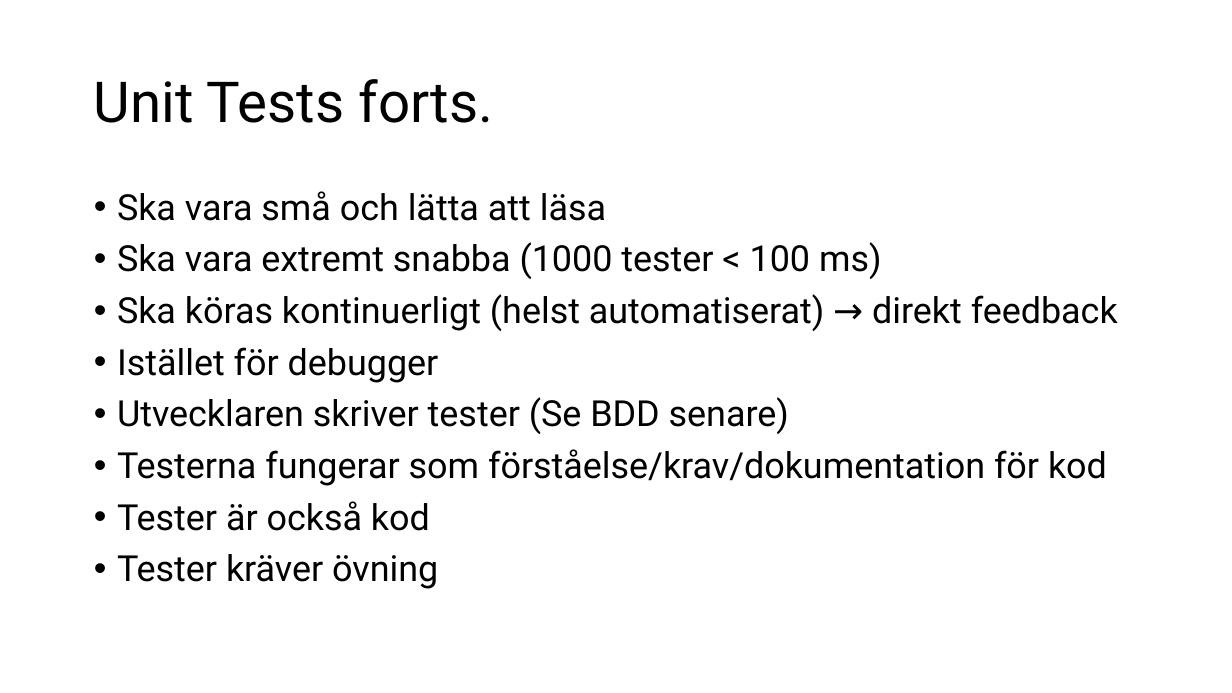
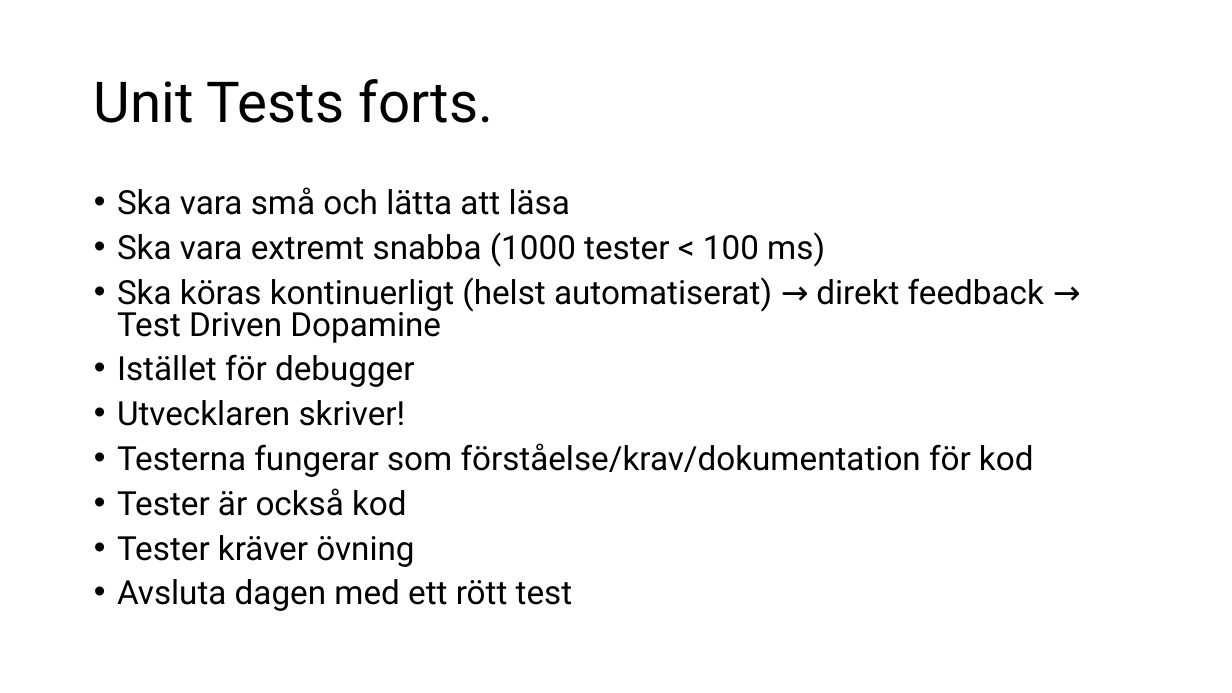
Before and after one commit to bjornstalfors/utbildning, a slide deck: slide 9 of Testning.pptx. Drawn at 1232x693 pixels with LibreOffice and Linux fonts; fonts in the diff are those of the drawing. Boxes give left, top, right and bottom in pixels: in the first picture for what was removed or moved away, otherwise in the second. Text is boxed around its words. In the diff, an @@ line names an element or a change of style, - is before the commit and + after.

```diff
--- a/Testning.pptx
+++ b/Testning.pptx
@@ text at box(117, 187, 1034, 567): size 28 to 25.9 pt in "Ska vara små och lätta att läsa", "Ska vara extremt snabba (1000 tester < ...", "Istället för debugger", "Testerna fungerar som förståelse/krav/dokumentation för kod" and 2 more places; line spacing 0.9 to 0.8 @@
@@ text at box(117, 277, 1044, 343): text changed; size 28 to 25.9 pt @@
-• Ska köras kontinuerligt (helst automatiserat) → direkt feedback
+• Ska köras kontinuerligt (helst automatiserat) → direkt feedback → Test Driven Dopamine
@@ text at box(117, 400, 406, 426): text changed; size 28 to 25.9 pt @@
-• Utvecklaren skriver tester (Se BDD senare)
+• Utvecklaren skriver!
@@ text at box(117, 579, 573, 611): paragraph added @@
+• Avsluta dagen med ett rött test
```
Also in this commit, not shown: 1 other slide changed, 4 slides added, 2 other files.
